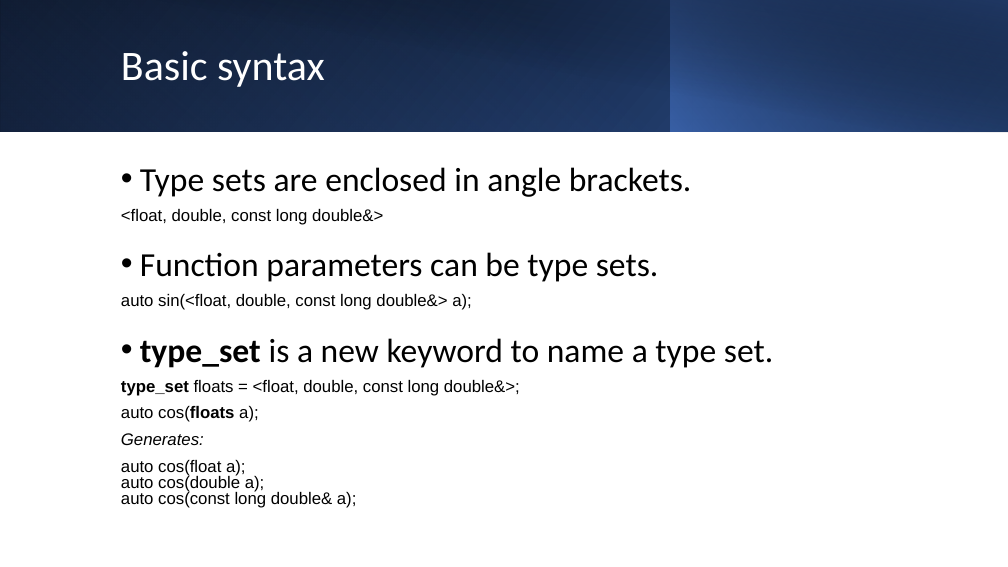
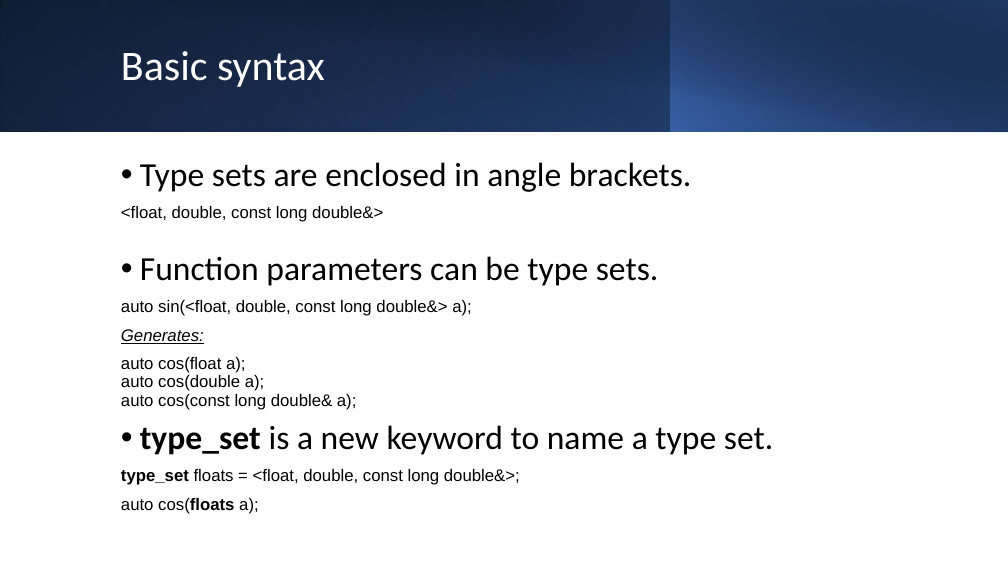
Before and after one commit to BengtGustafsson/isocpp-proposals, a slide deck: slide 7 of P2668-RoleBasedParameterPassing/RoleBasedParameterPassing.pptx (slide 6 before the commit). Drawn at 1008x567 pixels with LibreOffice and Linux fonts; fonts in the diff are those of the drawing. Boxes give left, top, right and bottom in pixels: in the first picture for what was removed or moved away, otherwise in the second. Text is boxed around its words. In the diff, an @@ line names an element or a change of style, - is before the commit and + after.

```diff
--- a/P2668-RoleBasedParameterPassing/RoleBasedParameterPassing.pptx
+++ b/P2668-RoleBasedParameterPassing/RoleBasedParameterPassing.pptx
@@ text at <box>121,162,773,514</box>: line spacing 0.8 to 0.9 @@
@@ text at <box>121,329,357,410</box>: paragraphs added @@
+Generates:
+auto cos(float a);
+auto cos(double a);
+auto cos(const long double& a);
@@ text at <box>121,433,357,508</box>: paragraphs removed @@
-Generates:
-auto cos(float a);
-auto cos(double a);
-auto cos(const long double& a);
```
Also in this commit, not shown: 6 other slides changed, 1 slide added, 2 other files.
